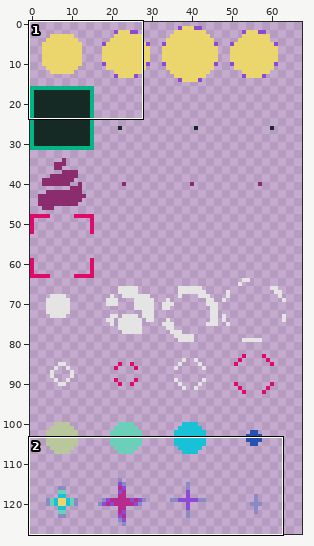
One commit to this sprite sheet: src/resource/img/bulletPattern.png. The first picture is a wide view before the edit; the outline marks the close-up.
Close-up. The starting point:
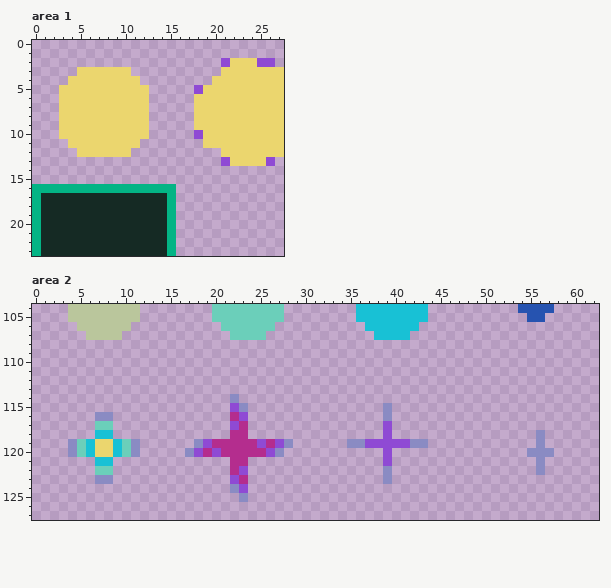
The file is 128x128 pixels. Shown: area 1: x 0..27, y 0..23; area 2: x 0..62, y 104..127. The wide view leaves out empty margins.
The same view after the edit:
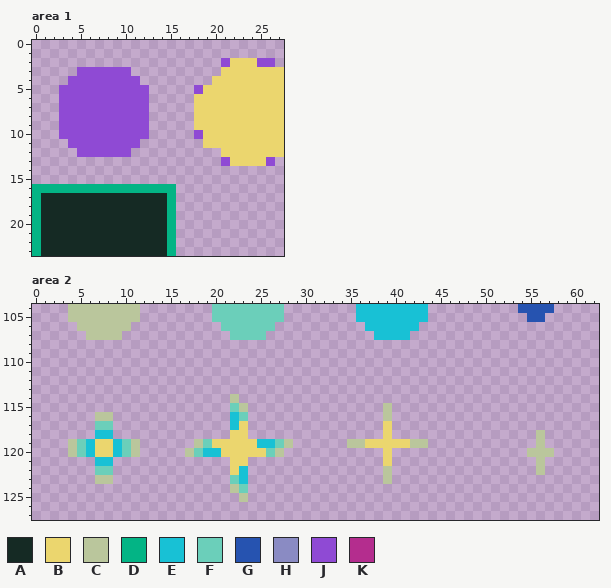
Palette (. is transparent): A #152a24  B #ebd66e  C #bac69c  D #03b485  E #18c1d5  F #6bcfba  G #2653b0  H #8a8bc3  J #8f4ad4  K #b42d8e
Edits made:
Area 1:
y 3: x 5..10 BBBBBB -> JJJJJJ
y 4: x 4..11 BBBBBBBB -> JJJJJJJJ
y 5..10: x 3..12 BBBBBBBBBB -> JJJJJJJJJJ
y 11: x 4..11 BBBBBBBB -> JJJJJJJJ
y 12: x 5..10 BBBBBB -> JJJJJJ
Area 2:
y 114: x 22 H -> C
y 115: x 22..23 JH -> FC; x 39 H -> C
y 116: x 7..8 HH -> CC; x 22..23 KJ -> EF; x 39 H -> C
y 117: x 22..23 JK -> EB; x 39 J -> B
y 118: x 22..23 KK -> BB; x 39 J -> B; x 56 H -> C
y 119: x 4 H -> C; x 11 H -> C; x 18..28 HJKKKKKJKJH -> CFBBBBBEEFC; x 35..43 HHJJJJJHH -> CCBBBBBCC; x 56 H -> C
y 120: x 4 H -> C; x 11 H -> C; x 17..27 HJKJKKKKKJH -> CFEEBBBBBFC; x 39 J -> B; x 55..57 HHH -> CCC
y 121: x 22..23 KK -> BB; x 39 J -> B; x 56 H -> C
y 122: x 22..23 KJ -> BE; x 39 H -> C; x 56 H -> C
y 123: x 7..8 HH -> CC; x 22..23 JK -> FE; x 39 H -> C
y 124: x 22..23 HJ -> CF
y 125: x 23 H -> C
